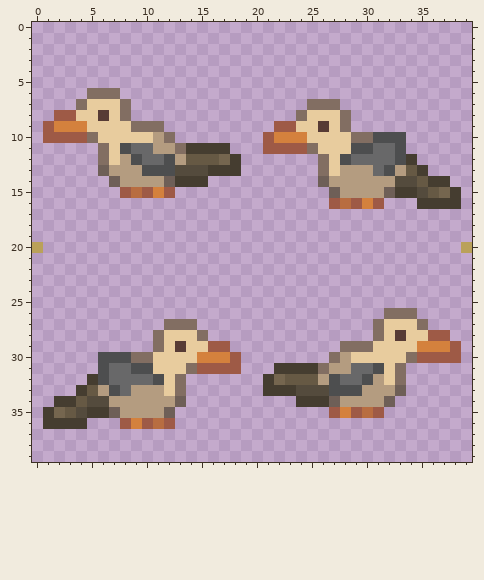
One commit to this pixel-art file: player.aseprite. Above is the file before it was changed.
40x40 pixels, 1 frame. Colours within 5 levels of each other are drawn and written as one.
New version:
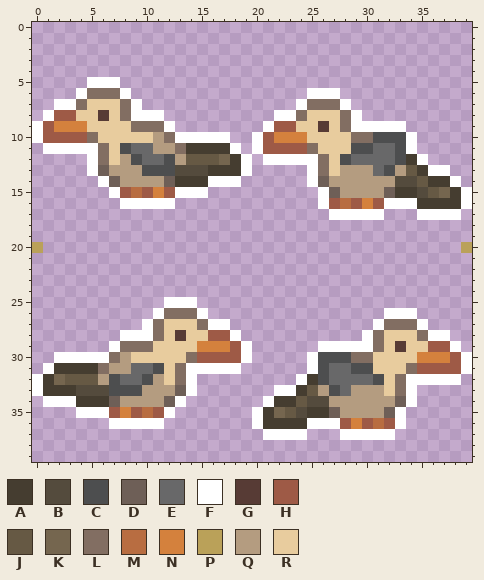
Palette (. is transparent): A #453d30  B #544b3d  C #4d4e4f  D #6e5f57  E #686869  F #ffffff  G #573b35  H #9e5a46  J #665944  K #75664f  L #826e62  M #b86d41  N #d4813d  P #baa159  Q #b49c80  R #e8cc9e
The exact change:
y 5: x 5..7 ... -> FFF
y 6: x 4 . -> F; x 8 . -> F; x 25..27 ... -> FFF
y 7: x 2..3 .. -> FF; x 9 . -> F; x 24 . -> F; x 28 . -> F
y 8: x 1 . -> F; x 9..11 ... -> FFF; x 22..23 .. -> FF; x 29 . -> F
y 9: x 0 . -> F; x 12 . -> F; x 21 . -> F; x 29..33 ..... -> FFFFF
y 10: x 0 . -> F; x 13..17 ..... -> FFFFF; x 20 . -> F; x 34 . -> F
y 11: x 1..5 ..... -> FFFFF; x 18 . -> F; x 20 . -> F; x 34 . -> F
y 12: x 5 . -> F; x 19 . -> F; x 21..25 ..... -> FFFFF; x 35 . -> F
y 13: x 5 . -> F; x 19 . -> F; x 25 . -> F; x 36..37 .. -> FF
y 14: x 6 . -> F; x 16..18 ... -> FFF; x 25 . -> F; x 38 . -> F
y 15: x 7 . -> F; x 13..15 ... -> FFF; x 26 . -> F; x 39 . -> F
y 16: x 8..12 ..... -> FFFFF; x 26 . -> F; x 32..34 ... -> FFF; x 39 . -> F
y 17: x 27..31 ..... -> FFFFF; x 35..38 .... -> FFFF
y 25: x 12..14 ... -> FFF
y 26: x 11..15 ..... -> FLLLF; x 32..34 LLL -> FFF
y 27: x 10..17 ..LLL... -> FLRRRLFF; x 31..35 LRRRL -> FLLLF
y 28: x 8..10 ... -> FFF; x 13 R -> G; x 15..18 L... -> RHHF; x 30 . -> F; x 33 G -> R; x 35..37 RHH -> LFF
y 29: x 7..11 ....L -> FLLLR; x 13 G -> R; x 15..19 RHH.. -> NNNHF; x 26..31 ..LLLR -> FFFFFL; x 33 R -> G; x 35..38 NNNH -> RHHF
y 30: x 2..10 ....CCCLL -> FFFFFLQRR; x 14..17 RNNN -> LHHH; x 19 . -> F; x 25..30 ..LQRR -> FCCCLL; x 34..37 LHHH -> RNNN; x 39 . -> F
y 31: x 1..11 .....CEECCR -> FAAAALQQEEC; x 13..18 RLHHHH -> LFFFFF; x 22..31 AAAALQQEEC -> ...FCEECCR; x 33..39 L...... -> RLHHHHF
y 32: x 0..7 .....ACE -> FAKJJJQC; x 10..11 EC -> CQ; x 14 . -> F; x 21..27 AKJJJQC -> ...FACE; x 30..31 CQ -> EC; x 34..38 ..... -> FFFFF
y 33: x 0..6 ....AJQ -> FAAABBB; x 8..9 EQ -> CC; x 12..14 RL. -> QDF; x 21..26 AAABBB -> .FFAJQ; x 28..29 CC -> EQ; x 32..34 QD. -> RLF
y 34: x 1..7 .AAJBBQ -> FFFAAAD; x 12..13 QD -> DF; x 21..27 ...AAAD -> FAAJBBQ; x 32..34 D.. -> QDF
y 35: x 1..12 AKJBAADQQQQD -> ...FFFHNHMHF; x 20..33 .......HNHMH.. -> FAKJBAADQQQQDF
y 36: x 1..4 AAAA -> ....; x 7..12 .HNHMH -> FFFFF.; x 20..33 .............. -> FAAAAFFFHNHMHF
y 37: x 21..24 .... -> FFFF; x 28..32 ..... -> FFFFF
Boxes around the changes in both pictures, in picture pixels (x1, y1, x2, y2):
added: (32, 77, 472, 220)
changed: (32, 297, 472, 440)
